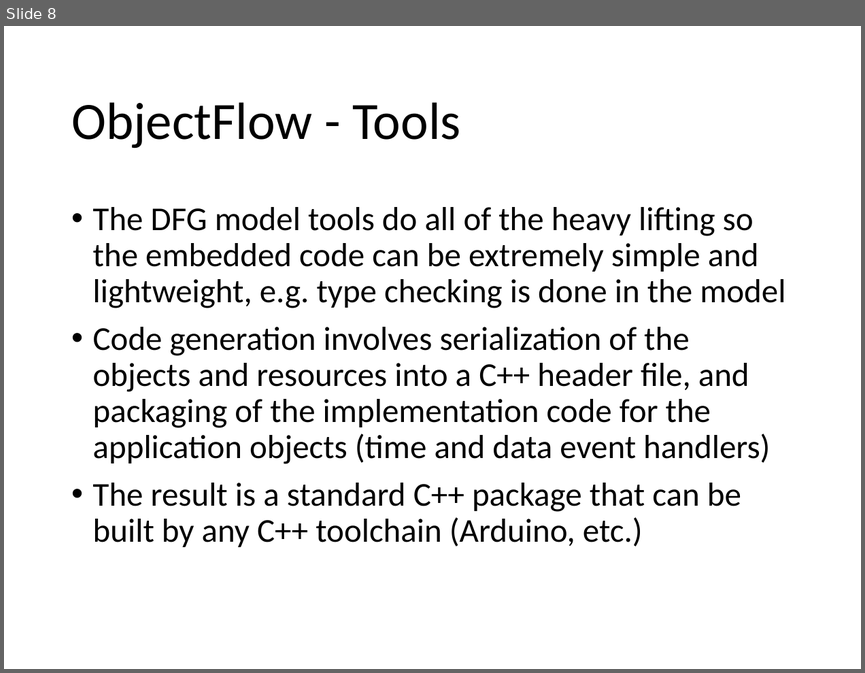
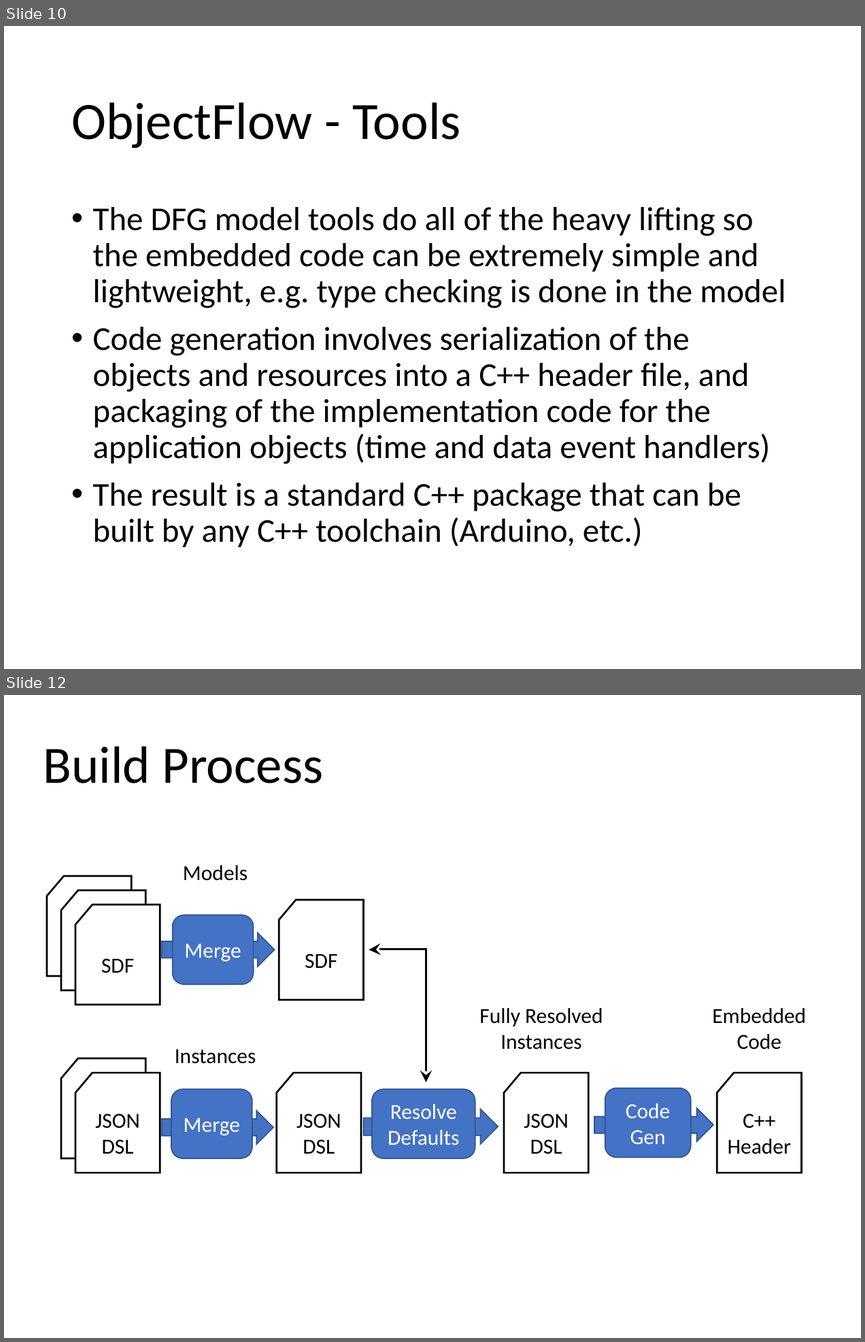
Before and after one commit to mjkoster/ObjectFlow, a slide deck: Documents/ObjectFlow.pptx. Shown one above the other, each under a label of ours: slide 8 before the commit, slides 10 and 12 after it; the slides between them are not shown. The pictures are 865x673 and 865x1342 pixels, drawn with LibreOffice and Linux fonts; fonts in the diff are those of the drawing. Boxes give left, top, right and bottom in pixels: in the first picture for what was removed or moved away, otherwise in the second. Text is boxed around its words. In the diff, an @@ line names an element or a change of style, - is before the commit and + after.

```diff
--- a/Documents/ObjectFlow.pptx
+++ b/Documents/ObjectFlow.pptx
@@ slide 12 added at (x1=4, y1=695, x2=861, y2=1338), background #FFFFFF @@
@@ title added at (x1=43, y1=746, x2=324, y2=783), 44 pt, text #000000 @@
+Build Process
@@ flow chart punched card added at (x1=47, y1=876, x2=132, y2=976), fill #FFFFFF, outline #000000 1.5 pt, 18 pt, text #000000 @@
+SDF
@@ text added at (x1=183, y1=865, x2=247, y2=881), 18 pt, text #000000 @@
+Models
@@ flow chart punched card added at (x1=61, y1=890, x2=146, y2=991), fill #FFFFFF, outline #000000 1.5 pt, 18 pt, text #000000 @@
+SDF
@@ flow chart punched card added at (x1=75, y1=904, x2=160, y2=1004), fill #FFFFFF, outline #000000 1.5 pt, 18 pt, text #000000 @@
+SDF
@@ rounded rectangle added at (x1=173, y1=915, x2=254, y2=985), fill #4472C4, outline #325491 1 pt, 18 pt, text #FFFFFF @@
+Merge
@@ flow chart punched card added at (x1=279, y1=900, x2=364, y2=1000), fill #FFFFFF, outline #000000 1.5 pt, 18 pt, text #000000 @@
+SDF
@@ right arrow added at (x1=162, y1=932, x2=275, y2=966), fill #4472C4, outline #325491 1 pt @@
@@ elbow double arrow added from (369, 949) to (426, 1083), #000000 1.5 pt @@
@@ text added at (x1=479, y1=1008, x2=602, y2=1049), 18 pt, text #000000 @@
+Fully Resolved Instances
@@ text added at (x1=712, y1=1008, x2=806, y2=1049), 18 pt, text #000000 @@
+Embedded Code
@@ flow chart punched card added at (x1=61, y1=1058, x2=146, y2=1159), fill #FFFFFF, outline #000000 1.5 pt, 18 pt, text #000000 @@
+DSL
@@ text added at (x1=175, y1=1049, x2=256, y2=1064), 18 pt, text #000000 @@
+Instances
@@ flow chart punched card added at (x1=75, y1=1073, x2=160, y2=1173), fill #FFFFFF, outline #000000 1.5 pt, 18 pt, text #000000 @@
+JSON DSL
@@ flow chart punched card added at (x1=277, y1=1073, x2=361, y2=1173), fill #FFFFFF, outline #000000 1.5 pt, 18 pt, text #000000 @@
+JSON DSL
@@ flow chart punched card added at (x1=504, y1=1073, x2=588, y2=1173), fill #FFFFFF, outline #000000 1.5 pt, 18 pt, text #000000 @@
+JSON DSL
@@ flow chart punched card added at (x1=717, y1=1073, x2=802, y2=1173), fill #FFFFFF, outline #000000 1.5 pt, 18 pt, text #000000 @@
+C++ Header
@@ rounded rectangle added at (x1=171, y1=1089, x2=252, y2=1159), fill #4472C4, outline #325491 1 pt, 18 pt, text #FFFFFF @@
+Merge
@@ rounded rectangle added at (x1=372, y1=1089, x2=475, y2=1159), fill #4472C4, outline #325491 1 pt, 18 pt, text #FFFFFF @@
+Resolve Defaults
@@ rounded rectangle added at (x1=604, y1=1087, x2=690, y2=1157), fill #4472C4, outline #325491 1 pt, 18 pt, text #FFFFFF @@
+Code Gen
@@ right arrow added at (x1=162, y1=1110, x2=273, y2=1144), fill #4472C4, outline #325491 1 pt @@
@@ right arrow added at (x1=363, y1=1109, x2=498, y2=1144), fill #4472C4, outline #325491 1 pt @@
@@ right arrow added at (x1=594, y1=1108, x2=713, y2=1141), fill #4472C4, outline #325491 1 pt @@
@@ what was slide 8 is now slide 10 @@
```
Also in this commit, not shown: 1 slide changed, 11 other slides added, 1 slide removed, 5 other files.
